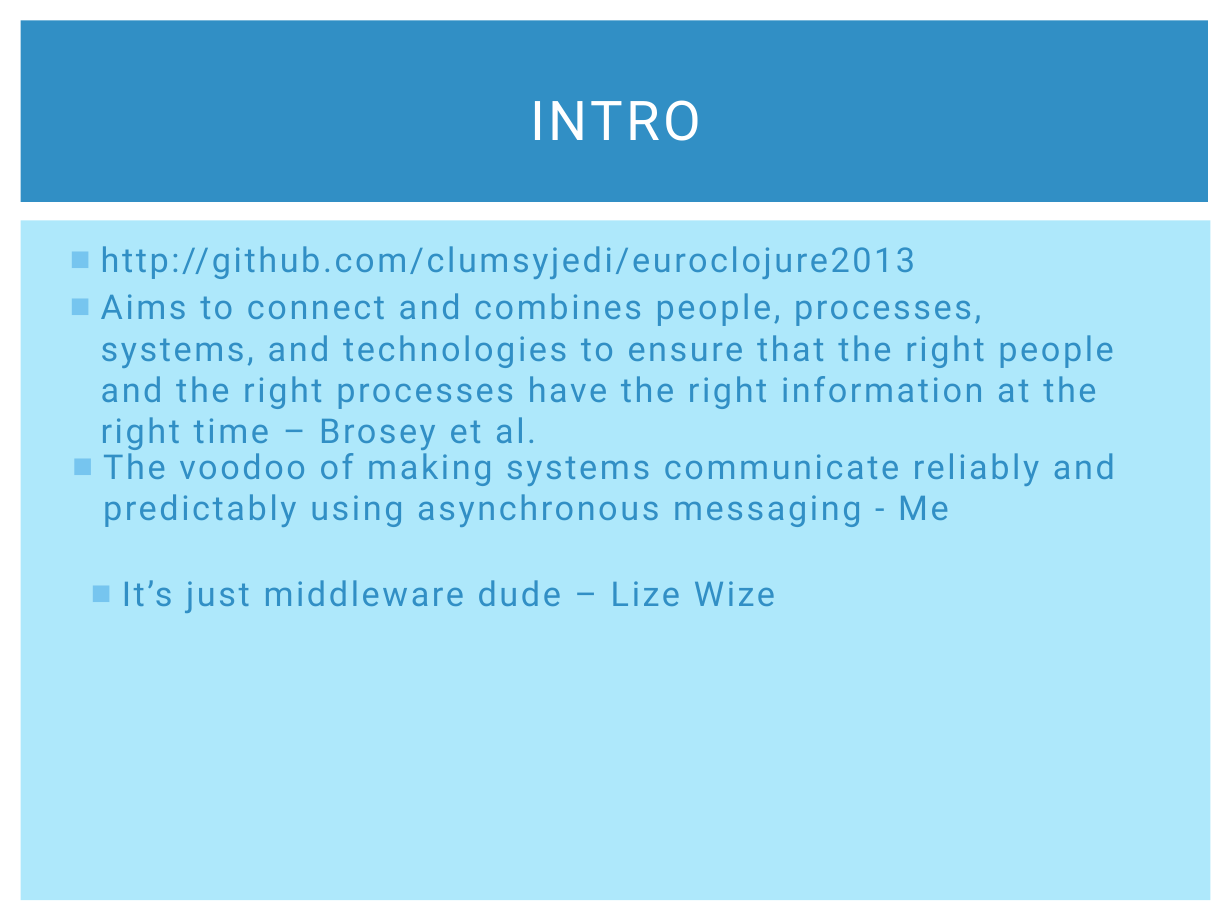
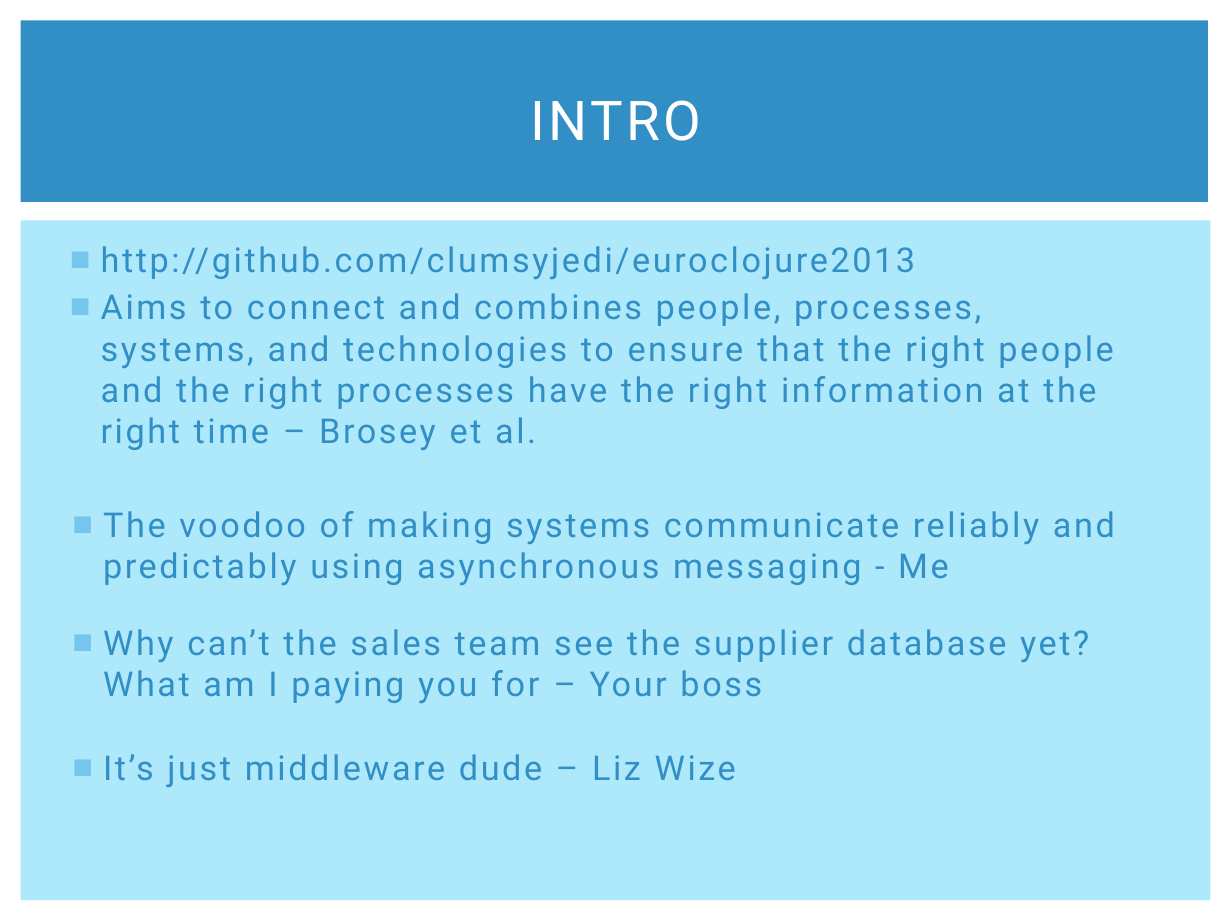
Before and after one commit to clumsyjedi/euroclojure2013, a slide deck: slide 2 of SLIDES.pptx. Drawn at 1232x924 pixels with LibreOffice and Linux fonts; fonts in the diff are those of the drawing. Boxes give left, top, right and bottom in pixels: in the first picture for what was removed or moved away, otherwise in the second. Text is boxed around its words. In the diff, an @@ line names an element or a change of style, - is before the commit and + after.

```diff
--- a/SLIDES.pptx
+++ b/SLIDES.pptx
@@ text "The voodoo of making systems ..." rewrapped from bbox=[103, 447, 1115, 527] to bbox=[103, 511, 1115, 585] @@
@@ text added at bbox=[103, 629, 1089, 703], 20 pt, text #318FC5 @@
+■ Why can’t the sales team see the supplier database yet? What am I paying you for – Your boss
@@ text at bbox=[103, 754, 736, 787]: text changed @@
-■ It’s just middleware dude – Lize Wize
+■ It’s just middleware dude – Liz Wize
```
Also in this commit, not shown: 12 other slides changed, 28 other files.
